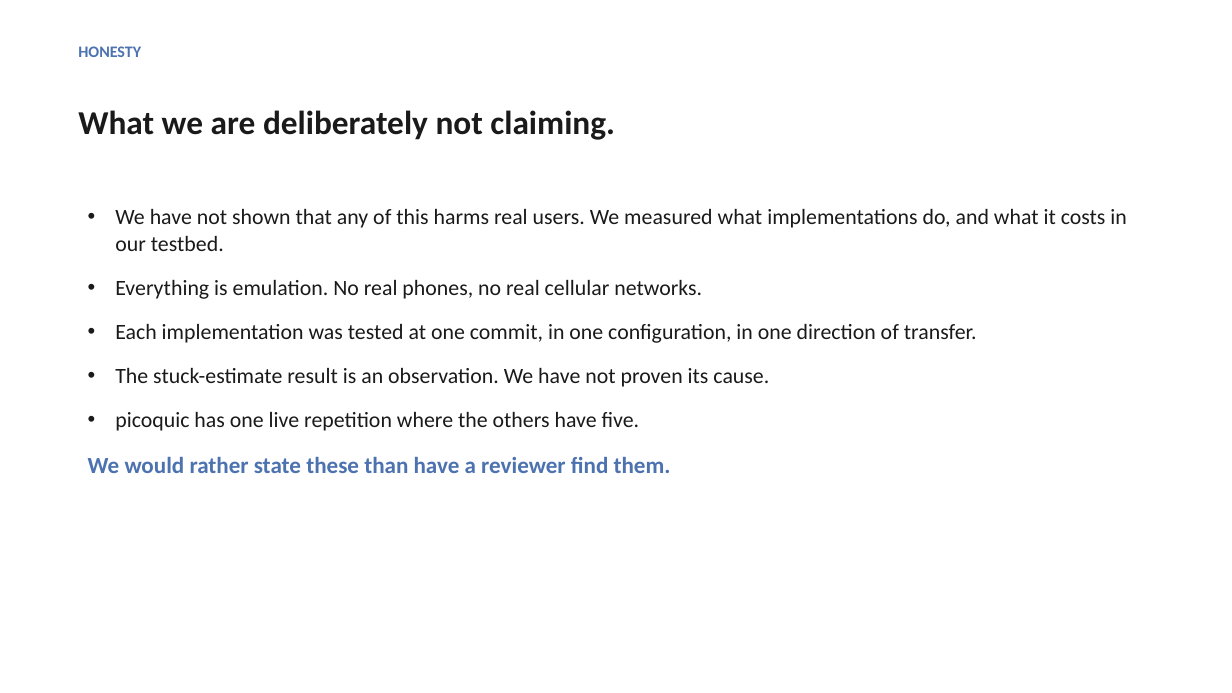
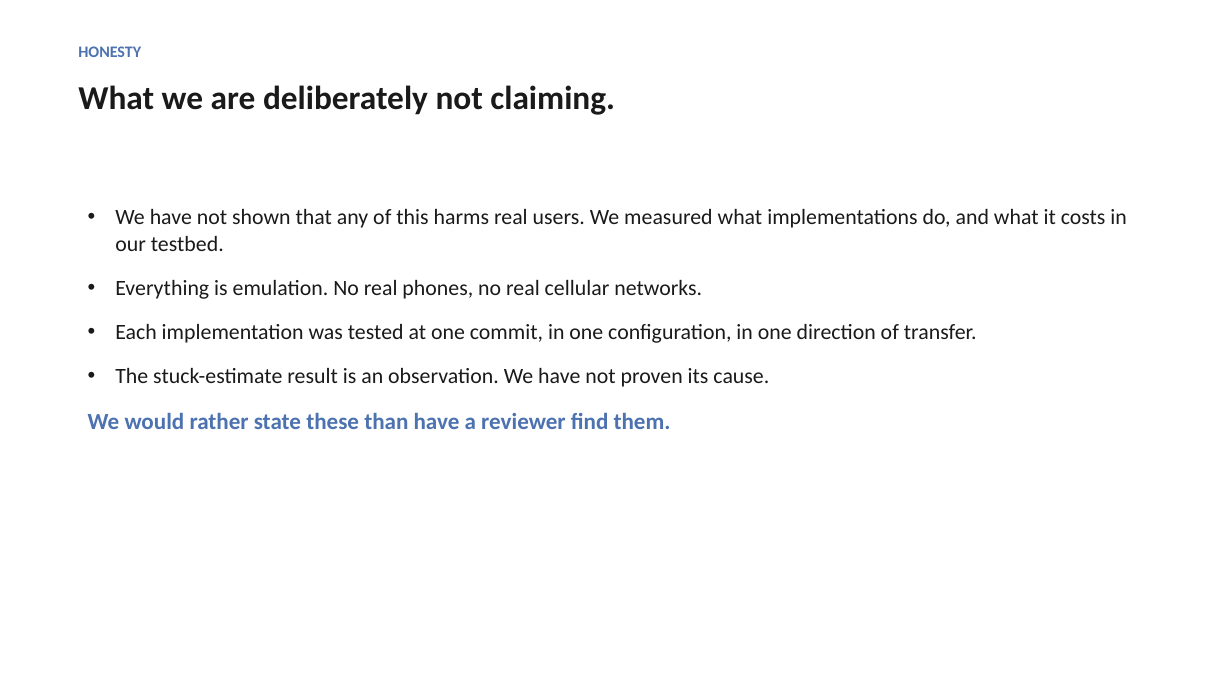
Before and after one commit to sivaahari/quic-congestion-control, a slide deck: slide 12 of phase2-deliverables/PhaseII_Review.pptx. Drawn at 1232x693 pixels with LibreOffice and Linux fonts; fonts in the diff are those of the drawing. Boxes give left, top, right and bottom in pixels: in the first picture for what was removed or moved away, otherwise in the second. Text is boxed around its words. In the diff, an @@ line names an element or a change of style, - is before the commit and + after.

Commit message:
Correct the quic-go discriminator figures; add a prose-versus-data claim audit
The independent validator checks DATA against PRIMARY SOURCES. Nothing checked
PROSE against DATA, and that is precisely where a false claim survives into a
paper -- a number can be wrong in a document while the data underneath it is
correct. _qa/audit_claims.py now closes that gap, and running it found a real
one immediately.

C7. The discriminator story was told with figures that cannot be verified.
Every document claimed the sequence 279,456 -> 195,619 -> 40,960 with the loss
event and the reset "0.4 ms apart, in one case". Neither 279,456 nor 195,619
occurs anywhere in the five retained repetitions: both came from the n=4 trace
that was overwritten (C2), so they could not be re-derived and should not have
survived the re-run. Re-measured from retained data the phenomenon is real and
STRONGER than claimed -- a x0.7 Reno backoff immediately precedes the reset in
5/5 repetitions, peaks of 274,025-280,414 B backing off to 191,817-196,289 B,
then the reset to exactly 40,960 B between 0.44 and 1.96 ms later. Every
document and the deck now quote the retained figures, and the deck derives them
from the data rather than restating them.

Also corrected: the experiments document gave msquic's pre-migration window as
"about 1,483,000 bytes", a midpoint that appears nowhere in the data. It is now
the measured range, 1,481,740-1,484,569.

Repairs found by the audit:
  * README.md had been corrupted by a bulk find/replace that rewrote every
    capital S as 'i' -- MUiT, YEi, WiL2, iurvey. Every count still matched, so
    nothing else noticed. Restored from git and the edits re-applied
    individually. The auditor now checks marker words for exactly this.
  * the abstract read "It runs 27 checks; all 30 pass" -- self-contradictory,
    and invisible to a search for "30 checks" because the number and the word
    sat on opposite sides of a line break. The auditor now works on a
    whitespace-flattened copy, and requires every "<n> checks" to equal the
    validator's own count.
  * EVIDENCE-FILES.md claimed 123 bundle files (it holds 134) and 27 live
    measurement files (37).

Verification chain, all stages passing (_qa/full_audit.sh):
  30/30 validator · figures and deck regenerated · 0 geometry issues ·
  package structure PASS · claim audit clean, every formatted number traced to
  the Phase-2 data or to Phase-1 evidence.

```diff
--- a/phase2-deliverables/PhaseII_Review.pptx
+++ b/phase2-deliverables/PhaseII_Review.pptx
@@ text "What we are deliberately not ...": place and size @@
-text "What we are deliberately not ..." at [78, 110, 615, 140]
+text "What we are deliberately not ..." at [78, 85, 615, 115]
@@ text at [115, 412, 640, 431]: paragraph removed @@
-• picoquic has one live repetition where the others have five.
```
Also in this commit, not shown: 6 other slides changed, 10 other files.
